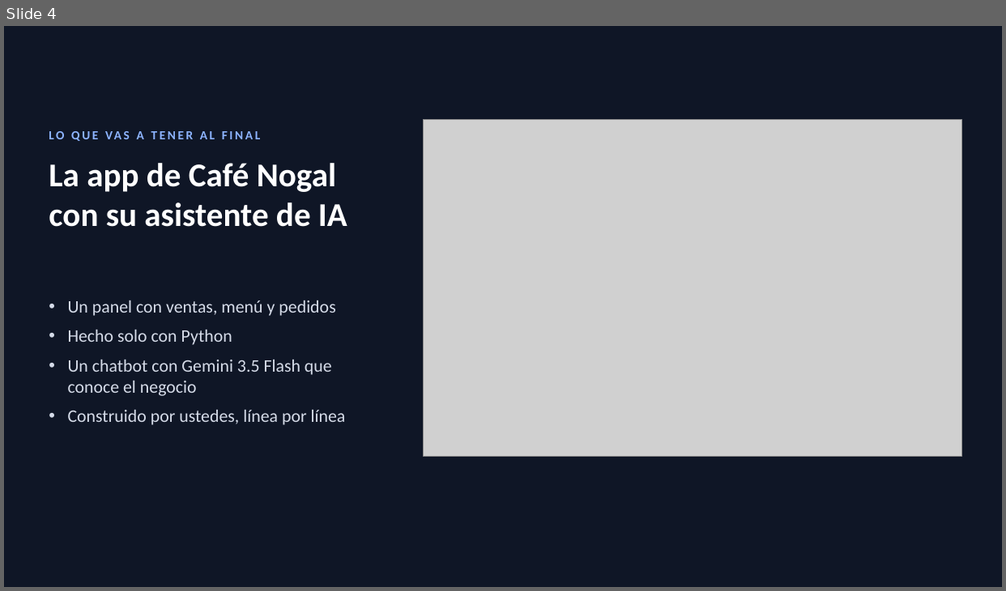
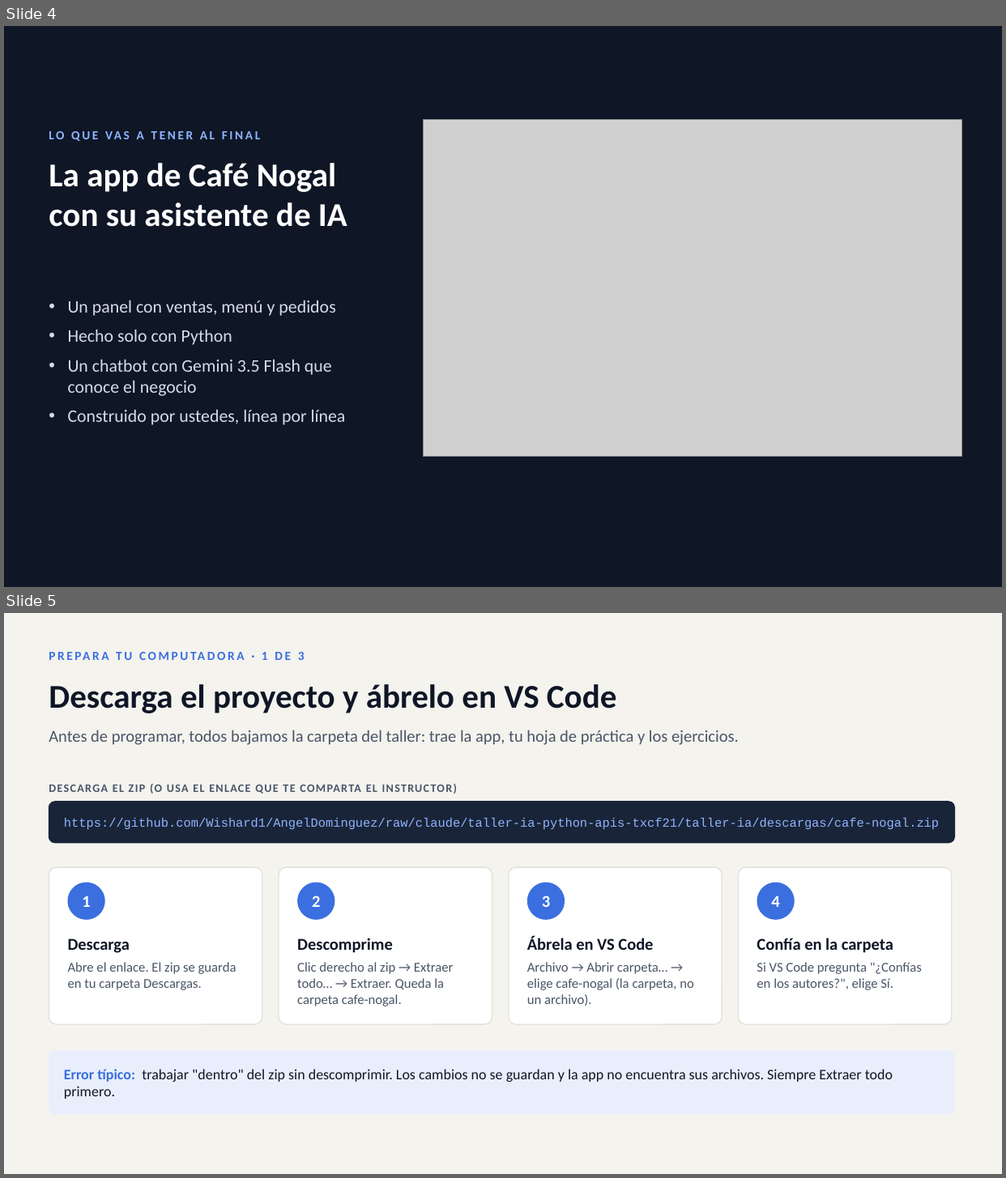
Before and after one commit to Wishard1/AngelDominguez, a slide deck: taller-ia/Implementa_IA_en_tus_sistemas.pptx. Shown one above the other, each under a label of ours: slide 4 before the commit, slides 4 and 5 after it. The pictures are 1006x591 and 1006x1178 pixels, drawn with LibreOffice and Linux fonts; fonts in the diff are those of the drawing; grey boxes stand for pictures. Boxes give left, top, right and bottom in pixels: in the first picture for what was removed or moved away, otherwise in the second. Text is boxed around its words. In the diff, an @@ line names an element or a change of style, - is before the commit and + after.

```diff
--- a/taller-ia/Implementa_IA_en_tus_sistemas.pptx
+++ b/taller-ia/Implementa_IA_en_tus_sistemas.pptx
@@ slide 5 added at bbox=[4, 613, 1002, 1174], background #F4F3EE @@
@@ text added at bbox=[262, 652, 305, 660], 12 pt, text #3B6FE0, bold @@
+PREPARA TU COMPUTADORA · 1 DE 3
@@ text added at bbox=[49, 684, 616, 713], 32 pt, text #0F1626, bold @@
+Descarga el proyecto y ábrelo en VS Code
@@ text added at bbox=[49, 730, 739, 745], 16 pt, text #4A5568 @@
+Antes de programar, todos bajamos la carpeta del taller: trae la app, tu hoja de práctica y los ejercicios.
@@ text added at bbox=[49, 784, 457, 794], 11 pt, text #4A5568, bold @@
+DESCARGA EL ZIP (O USA EL ENLACE QUE TE COMPARTA EL INSTRUCTOR)
@@ rounded rectangle added at bbox=[49, 802, 955, 843], fill #1A2438, outline #1A2438 1 pt @@
@@ text added at bbox=[64, 818, 939, 829], 12 pt, text #8DB4FF @@
+https://github.com/Wishard1/AngelDominguez/raw/claude/taller-ia-python-apis-txcf21/taller-ia/descargas/cafe-nogal.zip
@@ rounded rectangle added at bbox=[49, 867, 262, 1024], fill #FFFFFF, outline #E3E1DA 1 pt @@
@@ rounded rectangle added at bbox=[279, 867, 492, 1024], fill #FFFFFF, outline #E3E1DA 1 pt @@
@@ rounded rectangle added at bbox=[509, 867, 722, 1024], fill #FFFFFF, outline #E3E1DA 1 pt @@
@@ rounded rectangle added at bbox=[739, 867, 952, 1024], fill #FFFFFF, outline #E3E1DA 1 pt @@
@@ ellipse added at bbox=[68, 883, 105, 920], fill #3B6FE0 @@
@@ text added at bbox=[82, 896, 90, 907], 16 pt, text #FFFFFF, bold @@
+1
@@ ellipse added at bbox=[297, 883, 335, 920], fill #3B6FE0 @@
@@ text added at bbox=[312, 896, 320, 907], 16 pt, text #FFFFFF, bold @@
+2
@@ ellipse added at bbox=[527, 883, 565, 920], fill #3B6FE0 @@
@@ text added at bbox=[542, 896, 550, 907], 16 pt, text #FFFFFF, bold @@
+3
@@ ellipse added at bbox=[757, 883, 795, 920], fill #3B6FE0 @@
@@ text added at bbox=[771, 896, 779, 907], 16 pt, text #FFFFFF, bold @@
+4
@@ text added at bbox=[68, 939, 130, 953], 16 pt, text #0F1626, bold @@
+Descarga
@@ text added at bbox=[297, 938, 393, 953], 16 pt, text #0F1626, bold @@
+Descomprime
@@ text added at bbox=[527, 936, 653, 950], 16 pt, text #0F1626, bold @@
+Ábrela en VS Code
@@ text added at bbox=[756, 938, 893, 953], 16 pt, text #0F1626, bold @@
+Confía en la carpeta
@@ text added at bbox=[68, 962, 236, 990], 13 pt, text #4A5568 @@
+Abre el enlace. El zip se guarda en tu carpeta Descargas.
@@ text added at bbox=[297, 962, 453, 1007], 13 pt, text #4A5568 @@
+Clic derecho al zip → Extraer todo… → Extraer. Queda la carpeta cafe-nogal.
@@ text added at bbox=[527, 962, 694, 1006], 13 pt, text #4A5568 @@
+Archivo → Abrir carpeta… → elige cafe-nogal (la carpeta, no un archivo).
@@ text added at bbox=[756, 962, 922, 990], 13 pt, text #4A5568 @@
+Si VS Code pregunta "¿Confías en los autores?", elige Sí.
@@ rounded rectangle added at bbox=[49, 1051, 955, 1114], fill #E8EEFB @@
@@ text added at bbox=[64, 1069, 893, 1099], 14 pt, text #0F1626 @@
+Error típico: trabajar "dentro" del zip sin descomprimir. Los cambios no se guardan y la app no encuentra sus archivos. Siempre Extraer todo primero.
```
Also in this commit, not shown: 8 slides changed, 3 other slides added, 3 slides removed, 4 other files.
